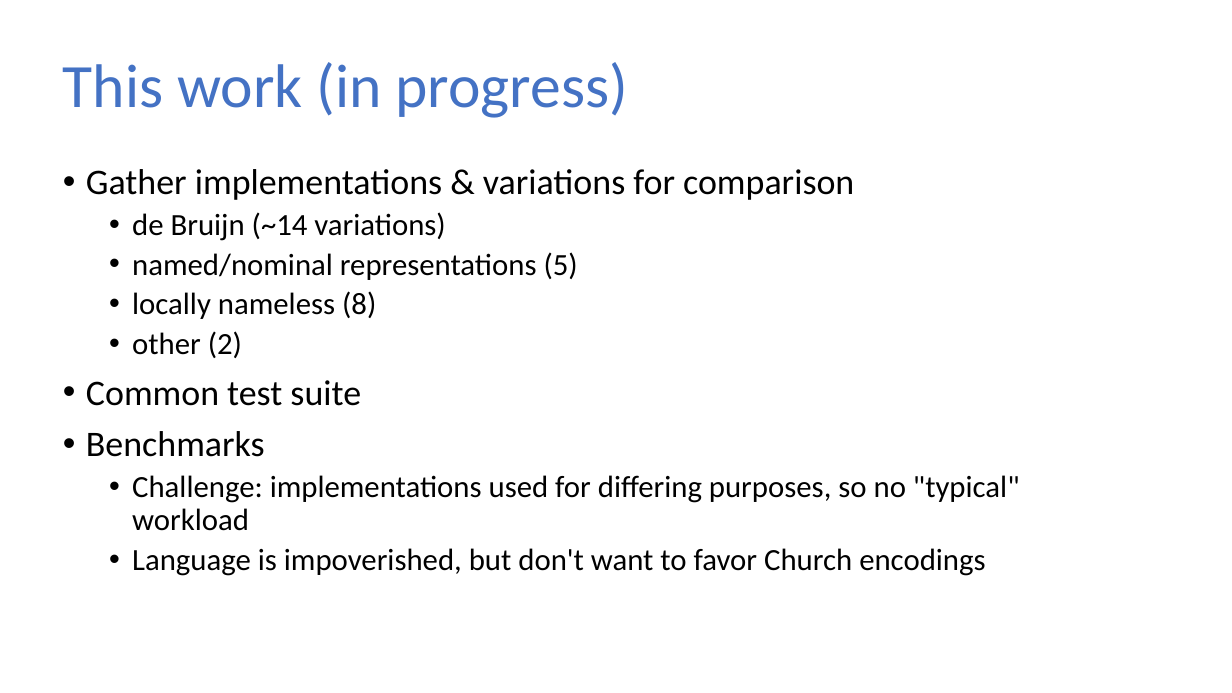
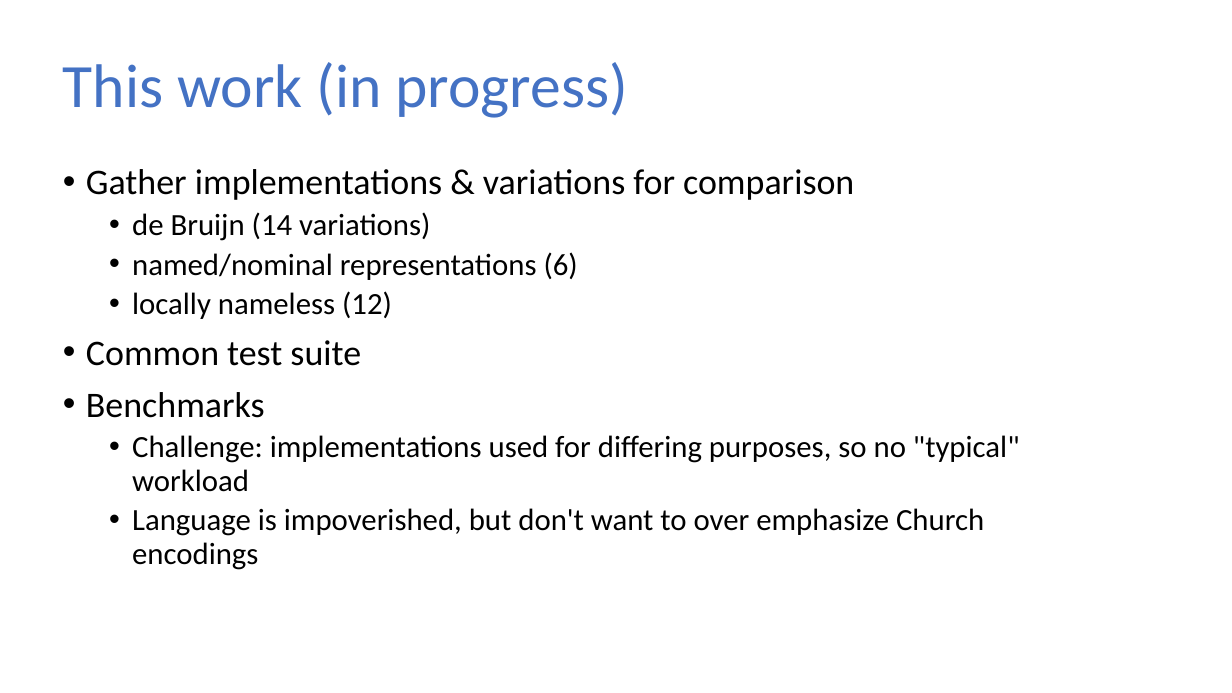
Before and after one commit to sweirich/lambda-n-ways, a slide deck: slide 8 of plclub-2021.pptx. Drawn at 1232x693 pixels with LibreOffice and Linux fonts; fonts in the diff are those of the drawing. Boxes give left, top, right and bottom in pixels: in the first picture for what was removed or moved away, otherwise in the second. Text is boxed around its words. In the diff, an @@ line names an element or a change of style, - is before the commit and + after.

```diff
--- a/plclub-2021.pptx
+++ b/plclub-2021.pptx
@@ text at bbox=[132, 212, 578, 319]: text changed @@
-  • de Bruijn (~14 variations)
-  • named/nominal representations (5)
-  • locally nameless (8)
-  • other (2)
+  • de Bruijn (14 variations)
+  • named/nominal representations (6)
+  • locally nameless (12)
@@ text at bbox=[132, 508, 984, 570]: text changed @@
-  • Language is impoverished, but don't want to favor Church encodings
+  • Language is impoverished, but don't want to over emphasize Church encodings
```
Also in this commit, not shown: 16 other slides changed, 3 slides added, 13 slides removed, 34 other files.
